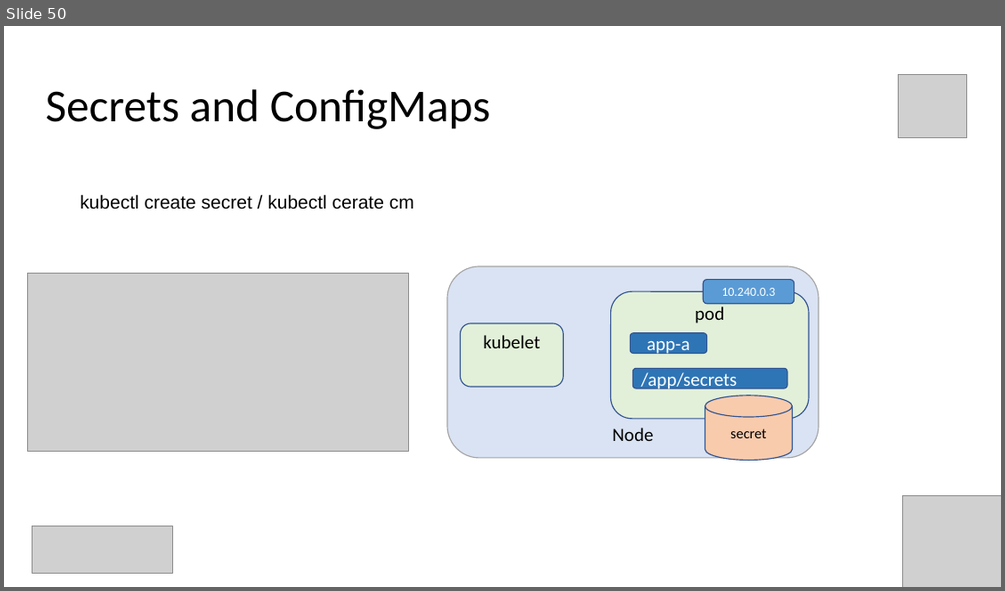
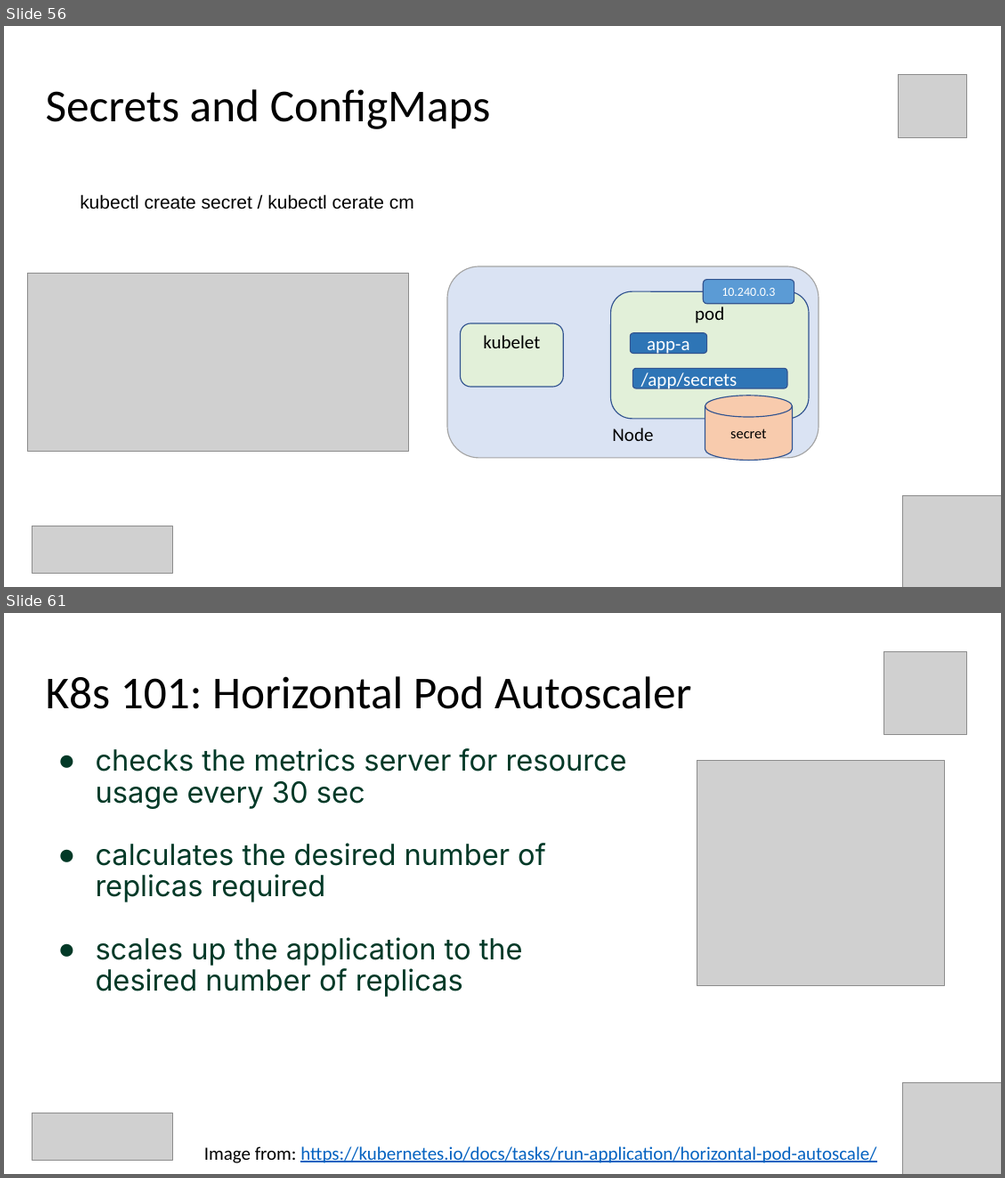
Before and after one commit to Infrastructure-AsCode/aks-101, a slide deck: slides/k8s-101.pptx. Shown one above the other, each under a label of ours: slide 50 before the commit, slides 56 and 61 after it; the slides between them are not shown. The pictures are 1005x591 and 1005x1178 pixels, drawn with LibreOffice and Linux fonts; fonts in the diff are those of the drawing; grey boxes stand for pictures. Boxes give left, top, right and bottom in pixels: in the first picture for what was removed or moved away, otherwise in the second. Text is boxed around its words. In the diff, an @@ line names an element or a change of style, - is before the commit and + after.

```diff
--- a/slides/k8s-101.pptx
+++ b/slides/k8s-101.pptx
@@ slide 61 added at box(4, 613, 1001, 1174), background #FFFFFF @@
@@ picture added at box(884, 651, 967, 734) @@
@@ title added at box(46, 676, 691, 709), 44 pt, text #000000 @@
+K8s 101: Horizontal Pod Autoscaler
@@ text added at box(96, 748, 627, 997), 28 pt, text #023927 @@
+● checks the metrics server for resource usage every 30 sec
+● calculates the desired number of replicas required
+● scales up the application to the desired number of replicas
@@ picture added at box(696, 761, 944, 985) @@
@@ picture added at box(903, 1082, 1001, 1174) @@
@@ picture added at box(32, 1113, 173, 1160) @@
@@ text added at box(204, 1146, 876, 1163), 18 pt, text #0563C1, underline @@
+Image from: https://kubernetes.io/docs/tasks/run-application/horizontal-pod-autoscale/
@@ what was slide 50 is now slide 56 @@
```
Also in this commit, not shown: 7 slides changed, 26 other slides added, 2 slides removed, 19 other files.
